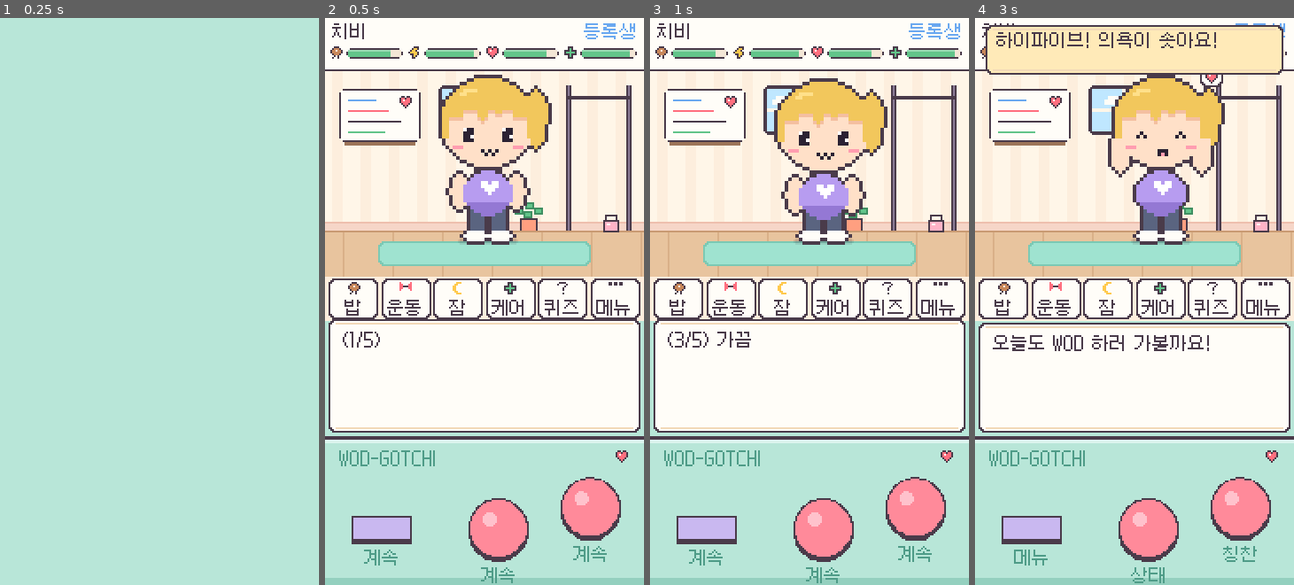
Above: before the commit, frames 1-4 (left to right).
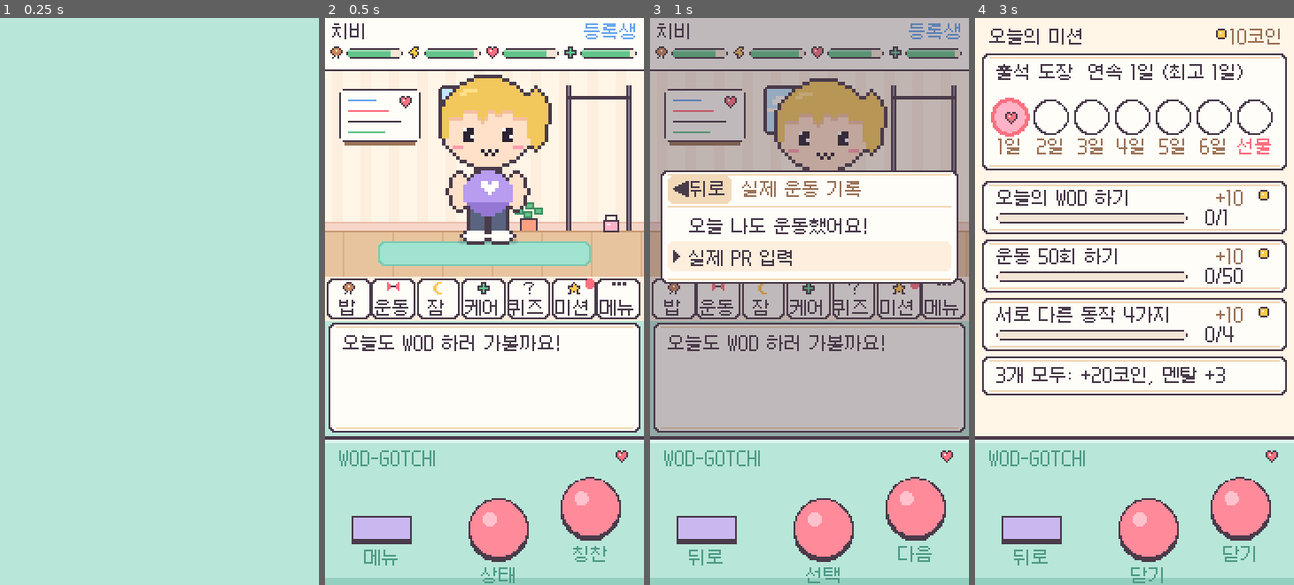
Above: after the commit, the same moments.

Repository: youngjungcho/WOD-GOTCHI
Game: Godot game, scene res://tests/LayoutShot.tscn
Two runs of this game, one before a commit and one after it. Both use one fixed random seed, a clock stepped at 60 frames per second and the inputs below. This scene is started directly instead of the project's main scene.
Inputs (mouse positions are in pixels of both pictures, inside the frame that each line leads up to):
- Up to frame 1 (0.25 s): no input
- Up to frame 2 (0.5 s): no input
- Up to frame 3 (1 s): tap Enter at 0.5 s; move the mouse to (879, 273) at 0.52 s; hold Right from 0.53 s (still down); tap Z at 0.6 s; click (879, 273) at 0.67 s; tap Space at 0.77 s
- Up to frame 4 (3 s): move the mouse to (1070, 329) at 1.27 s; release Right at 1.28 s; hold Down 1.28-2.03 s; tap X at 1.35 s; tap Space at 1.52 s; move the mouse to (1166, 176) at 2.02 s; hold Right 2.03-2.78 s; tap Enter at 2.1 s; move the mouse to (1118, 414) at 2.77 s; hold Up from 2.78 s (still down); tap Tab at 2.85 s; click (1118, 414) at 2.92 s

Frame 1 is identical in both runs. In frame 2, 4.8% of the frame differs, in the area x 0-99%, y 45-100%; in frame 3, 67%, in the area x 0-100%, y 0-100%; in frame 4, 43%.

Commit message:
출석 도장, 일일 미션, 코인 추가
- 출석 도장 7일 카드(연속 출석 보상, 7일째 50코인), 날짜 바뀌면 도장 연출
- 매일 바뀌는 미션 3개(운동 미션 1개 포함), 완료 보상과 올클리어 보너스
- 코인 재화 추가, 홈 바로가기에 미션(남은 미션 빨간 점), 화이트보드에 코인 표시

Co-Authored-By: Claude Opus 5.5 <noreply@anthropic.com>

Diff:
--- a/scripts/game_state.gd
+++ b/scripts/game_state.gd
@@ -43,6 +43,7 @@
 		data.last_tick = now()
 		_accum = 0.0
 		_check_calls()
+		check_day()
 		changed.emit()
 	# 웹/모바일은 탭을 닫거나 앱이 종료될 때 저장 기회가 없을 수 있어 주기적으로 저장한다
 	_autosave += delta
@@ -99,6 +100,7 @@
 		"wods": [],
 	}
 	Forms.register("rookie", name)
+	check_day()
 	save_game()
 	changed.emit()
 
@@ -151,6 +153,7 @@
 			_make_away_report(hours, awake)
 	data.last_tick = now()
 	_check_calls()
+	check_day()
 	save_game()
 	changed.emit()
 
@@ -181,6 +184,118 @@
 		if fakes > 0:
 			lines.append("꾀부림 %d번은 혼자 참았대요." % fakes)
 	data.away_report = "\n".join(lines)
+
+
+# ---------- 출석 · 일일 미션 · 코인 ----------
+
+const STAMP_REWARDS := [10, 10, 15, 15, 20, 20, 50]  # 연속 출석 1~7일째 코인
+const MISSION_REWARD := 10
+const MISSION_BONUS := 20  # 3개 모두 완료
+
+# id: [설명, 목표치]
+const MISSIONS := {
+	"wod": ["WOD 완주하기", 1],
+	"today_wod": ["오늘의 WOD 하기", 1],
+	"healthy": ["건강식 먹기", 2],
+	"quiz": ["퀴즈 풀기", 1],
+	"praise": ["칭찬하기", 3],
+	"stretch": ["스트레칭 하기", 1],
+	"lift": ["1RM 도전하기", 1],
+	"clean": ["땀 닦고 정리하기", 1],
+	"reps": ["운동 50회 하기", 50],
+	"perfect": ["PERFECT 10번", 10],
+	"variety": ["서로 다른 동작 4가지", 4],
+}
+const EXERCISE_MISSIONS := ["wod", "today_wod", "lift", "reps", "perfect", "variety"]
+
+
+func coins() -> int:
+	return int(data.get("coins", 0))
+
+
+func add_coins(n: int) -> void:
+	data.coins = coins() + n
+
+
+## 날짜가 바뀌었으면 출석 도장을 찍고 미션을 새로 뽑는다.
+func check_day() -> void:
+	if not is_created():
+		return
+	var d := today()
+	var att: Dictionary = data.get("attend", {"last": "", "streak": 0, "best": 0})
+	if att.last != d:
+		var yesterday := Time.get_date_string_from_unix_time(int(now()) - 86400)
+		att.streak = int(att.streak) + 1 if att.last == yesterday else 1
+		att.best = maxi(int(att.best), int(att.streak))
+		att.last = d
+		data.attend = att
+		var reward: int = STAMP_REWARDS[(int(att.streak) - 1) % 7]
+		add_coins(reward)
+		data.pending_stamp = reward
+	var m: Dictionary = data.get("missions", {})
+	if m.get("day", "") != d:
+		data.missions = {"day": d, "list": _pick_missions(), "bonus": false, "moves": {}}
+
+
+func _pick_missions() -> Array:
+	var rng := RandomNumberGenerator.new()
+	rng.seed = hash("mission" + today() + str(data.get("born", 0)))
+	var ids: Array = MISSIONS.keys()
+	for i in range(ids.size() - 1, 0, -1):
+		var j := rng.randi() % (i + 1)
+		var tmp = ids[i]
+		ids[i] = ids[j]
+		ids[j] = tmp
+	# 운동 미션 1개 + 나머지 2개
+	var out := []
+	for id in ids:
+		if EXERCISE_MISSIONS.has(id):
+			out.append(id)
+			break
+	for id in ids:
+		if out.size() >= 3:
+			break
+		if not out.has(id):
+			out.append(id)
+	var list := []
+	for id in out:
+		list.append({"id": id, "progress": 0, "done": false})
+	return list
+
+
+func missions_left() -> int:
+	var n := 0
+	for m in (data.get("missions", {}) as Dictionary).get("list", []):
+		if not m.done:
+			n += 1
+	return n
+
+
+## 게임 곳곳에서 부른다. kind가 오늘 미션이면 진행도를 올리고, 완료되면 보상.
+func mission_event(kind: String, amount: int = 1, move_id: String = "") -> void:
+	if not is_created():
+		return
+	check_day()
+	var ms: Dictionary = data.missions
+	if kind == "variety":
+		ms.moves[move_id] = true
+	for m in ms.list:
+		if m.id != kind or m.done:
+			continue
+		var target: int = MISSIONS[kind][1]
+		m.progress = ms.moves.size() if kind == "variety" else mini(target, int(m.progress) + amount)
+		if int(m.progress) >= target:
+			m.done = true
+			add_coins(MISSION_REWARD)
+			add_gauge("mood", 5)
+			toast.emit("미션 완료! %s (+%d코인)" % [MISSIONS[kind][0], MISSION_REWARD])
+			Sfx.play("levelup")
+	if not ms.bonus and missions_left() == 0:
+		ms.bonus = true
+		add_coins(MISSION_BONUS)
+		add_mental(3.0)
+		toast.emit("오늘 미션 올클리어! +%d코인, 멘탈 +3" % MISSION_BONUS)
+	changed.emit()
 
 
 # ---------- 저장 백업 ----------
@@ -592,6 +707,7 @@
 		xp[s] = float(xp.get(s, 0.0)) + float(extra_xp[s])
 	var picks := daily_picks()
 	for id in ids_done:
+		mission_event("variety", 0, id)
 		if picks.has(id):
 			msgs.append("오늘의 추천 동작 '%s' 보너스!" % Moves.name_of(id))
 		var mlog: Array = data.move_log.get(id, [])
@@ -693,6 +809,8 @@
 	var cheat := Foods.is_cheat(id)
 	var hk := "cheat" if cheat else "healthy"
 	data.hist[hk] = int(data.hist[hk]) + 1
+	if not cheat:
+		mission_event("healthy")
 	# 오늘 치팅 횟수: 한도를 넘기면 기분은 덜 오르고 능력치는 더 떨어진다
 	if data.get("cheat_day", "") != today():
 		data.cheat_day = today()
@@ -749,6 +867,7 @@
 	add_gauge("cond", 8.0 + 22.0 * score)
 	add_gauge("mood", 3)
 	add_gauge("energy", 2)
+	mission_event("stretch")
 	var lines := ["몸이 풀렸어요! 컨디션 +%d" % int(8.0 + 22.0 * score)]
 	if score >= 0.7:
 		data.xp.tec = float(data.xp.tec) + 2.0
@@ -776,6 +895,7 @@
 		data.quiz_day = today()
 		data.quiz_count = 0
 	data.quiz_count = int(data.quiz_count) + 1
+	mission_event("quiz")
 	var lines := ["%d문제 중 %d개 정답!" % [total, correct]]
 	if full:
 		data.xp.tec = float(data.xp.tec) + correct * 2.0
@@ -798,6 +918,7 @@
 		return "이미 깨끗해요!"
 	data.mess = 0
 	add_gauge("mood", 6)
+	mission_event("clean")
 	var c := _resolve_call(["dirty"])
 	changed.emit()
 	return "땀 닦고 초크 정리 완료!" + ("\n" + c if c != "" else "")
@@ -811,6 +932,7 @@
 		return "헤헤... (이미 많이 들었어요)"
 	data.praise_at = now()
 	add_gauge("mood", 18)
+	mission_event("praise")
 	var c := _resolve_call(["lonely"])
 	changed.emit()
 	return "하이파이브! 의욕이 솟아요!" + ("\n" + c if c != "" else "")
--- a/scripts/menus.gd
+++ b/scripts/menus.gd
@@ -122,6 +122,7 @@
 		return
 	var copy := w.duplicate(true)
 	copy.erase("temp")
+	copy.erase("today")
 	copy.name = String(copy.name).replace("오늘의 WOD: ", "")
 	wods.append(copy)
 	GameState.save_game()
--- a/scripts/pal.gd
+++ b/scripts/pal.gd
@@ -190,6 +190,8 @@
 	"sun": ["...y...", ".y.y.y.", "..yyy..", "yyyyyyy", "..yyy..", ".y.y.y.", "...y..."],
 	"quiz": [".kkkk.", "k....k", "....k.", "...k..", "...k..", "......", "...k.."],
 	"more": ["kk.kk.kk", "kk.kk.kk"],
+	"coin": [".kkkk.", "kyyyyk", "kywyyk", "kyyyyk", "kyyyyk", ".kkkk."],
+	"star": ["...k...", "..kyk..", "kkkyykk", "kyyyyyk", ".kyyyk.", ".kykyk.", "kk...kk"],
 }
 const ICON_COLORS := {"k": INK, "r": RED, "y": YELLOW, "b": Color("c8875a"), "w": WHITE, "g": GREEN, "t": Color("8fd3ff"), "p": PINK}
 
--- a/scripts/screens/home_screen.gd
+++ b/scripts/screens/home_screen.gd
@@ -7,7 +7,7 @@
 const FLOOR_RATIO := 0.78
 const BAR_Y := 147.0  # 바로가기 아이콘 줄
 const QUICK := [
-	["food", "밥"], ["dumbbell", "운동"], ["moon", "잠"], ["cond", "케어"], ["quiz", "퀴즈"], ["more", "메뉴"],
+	["food", "밥"], ["dumbbell", "운동"], ["moon", "잠"], ["cond", "케어"], ["quiz", "퀴즈"], ["star", "미션"], ["more", "메뉴"],
 ]
 
 var _x := 90.0
@@ -55,6 +55,9 @@
 	if not GameState.tutorial_seen("home"):
 		GameState.mark_tutorial("home")
 		_guide(0)
+		return
+	if int(d.get("pending_stamp", 0)) > 0:
+		main.push(MissionScreen.new(true))
 		return
 	if String(d.get("away_report", "")) != "":
 		var rep: String = d.away_report
@@ -122,7 +125,7 @@
 
 
 func _quick_rect(i: int) -> Rect2:
-	return Rect2(2 + i * 29.5, BAR_Y, 28, 23)
+	return Rect2(1 + i * 25.4, BAR_Y, 24.5, 23)
 
 
 ## 바로가기 아이콘 눌렀을 때.
@@ -140,6 +143,8 @@
 		4:
 			main.push(QuizScreen.new())
 		5:
+			main.push(MissionScreen.new())
+		6:
 			main.push(Menus.main_menu(main))
 
 
@@ -264,6 +269,9 @@
 		var iw: int = (Pal.ICONS[ic][0] as String).length()
 		Pal.icon(self, Vector2(qr.position.x + (qr.size.x - iw) * 0.5, qr.position.y + 2), ic)
 		Pal.text_center(self, Rect2(qr.position.x - 2, qr.position.y + 11, qr.size.x + 4, 11), lbl, Pal.INK)
+		# 남은 미션이 있으면 빨간 점
+		if i == 5 and GameState.missions_left() > 0:
+			draw_circle(qr.position + Vector2(qr.size.x - 3, 3), 3, Pal.RED)
 	# 대화창
 	var r := Rect2(2, BAR_Y + 25, size.x - 4, size.y - BAR_Y - 27)
 	Pal.window(self, r)
--- a/scripts/screens/lift_game.gd
+++ b/scripts/screens/lift_game.gd
@@ -155,6 +155,7 @@
 	_success = ok
 	_fail_msg = why
 	GameState.use_attempt(lift)
+	GameState.mission_event("lift")
 	var lift_name: String = GameState.LIFTS[lift]
 	var msgs: Array = []
 	var base: Dictionary = LIFTS[lift].xp
--- /dev/null
+++ b/scripts/screens/mission_screen.gd
@@ -0,0 +1,99 @@
+class_name MissionScreen
+extends Screen
+## 출석 도장 카드 + 오늘의 미션 3개 + 코인.
+## stamp=true면 오늘 도장을 '쾅' 찍는 연출로 연다. 아무 버튼이나 누르면 닫힌다.
+
+var _stamp := false
+var _reward := 0
+
+
+func _init(stamp: bool = false) -> void:
+	super()
+	_stamp = stamp
+	if stamp:
+		_reward = int(GameState.data.get("pending_stamp", 0))
+		GameState.data.erase("pending_stamp")
+		GameState.save_game()
+
+
+func _ready() -> void:
+	if _stamp:
+		get_tree().create_timer(0.5).timeout.connect(func(): Sfx.play("levelup"); Sfx.buzz(60))
+
+
+func button_labels() -> Dictionary:
+	return {"a": "닫기", "b": "닫기", "menu": "뒤로"}
+
+
+func on_button(_btn: String, down: bool) -> void:
+	if down:
+		_close()
+
+
+func on_tap(_pos: Vector2) -> void:
+	_close()
+
+
+func _close() -> void:
+	if _stamp and t < 0.8:
+		return
+	Sfx.play("back")
+	main.pop()
+
+
+func _draw() -> void:
+	draw_rect(Rect2(Vector2.ZERO, size), Pal.LIGHT)
+	var d: Dictionary = GameState.data
+	var att: Dictionary = d.get("attend", {"streak": 1, "best": 1})
+	var streak := int(att.get("streak", 1))
+	# 머리: 코인
+	Pal.text(self, Vector2(8, 5), "오늘의 미션", Pal.INK)
+	var coin_text := "%d코인" % GameState.coins()
+	Pal.icon(self, Vector2(size.x - 14 - Pal.text_width(coin_text), 6), "coin")
+	Pal.text(self, Vector2(size.x - 6 - Pal.text_width(coin_text), 5), coin_text, Pal.DARK)
+
+	# 출석 도장 카드 (7칸)
+	var card := Rect2(4, 20, size.x - 8, 66)
+	Pal.window(self, card)
+	Pal.text(self, card.position + Vector2(8, 5), "출석 도장  연속 %d일 (최고 %d일)" % [streak, int(att.get("best", streak))], Pal.INK)
+	var filled := (streak - 1) % 7 + 1  # 이번 카드에서 찍힌 칸 수
+	for i in 7:
+		var c := Vector2(card.position.x + 16 + i * 23, card.position.y + 36)
+		draw_circle(c, 10, Pal.INK)
+		draw_circle(c, 9, Pal.WHITE if i >= filled else Pal.PINK)
+		var today_slot := i == filled - 1
+		if i < filled:
+			# 도장: 오늘 칸은 커졌다 작아지며 찍힌다
+			var s := 1.0
+			if _stamp and today_slot:
+				s = clampf(2.2 - t * 2.4, 1.0, 2.2)
+			draw_circle(c, 7.0 * s, Pal.RED)
+			draw_circle(c, 5.5 * s, Pal.PINK)
+			Pal.icon(self, c - Vector2(3, 3), "heart")
+		var lbl := "선물" if i == 6 else "%d일" % (i + 1)
+		Pal.text_center(self, Rect2(c.x - 14, c.y + 11, 28, 11), lbl, Pal.RED if i == 6 else Pal.DARK)
+
+	# 미션 3개
+	var ms: Dictionary = d.get("missions", {"list": []})
+	var y := 92.0
+	for m in ms.list:
+		var info: Array = GameState.MISSIONS[m.id]
+		var target: int = info[1]
+		var r := Rect2(4, y, size.x - 8, 30)
+		Pal.window(self, r, Pal.MINT.lightened(0.5) if m.done else Pal.WHITE)
+		Pal.text(self, r.position + Vector2(8, 4), info[0], Pal.INK)
+		Pal.text(self, Vector2(r.end.x - 40, r.position.y + 4), "+%d" % GameState.MISSION_REWARD, Pal.DARK)
+		Pal.icon(self, Vector2(r.end.x - 16, r.position.y + 5), "coin")
+		Pal.bar(self, Rect2(r.position.x + 8, r.position.y + 18, r.size.x - 64, 6), float(m.progress) / target, Pal.GREEN if m.done else Pal.BLUE)
+		Pal.text(self, Vector2(r.end.x - 46, r.position.y + 15), "완료!" if m.done else "%d/%d" % [int(m.progress), target], Pal.GREEN if m.done else Pal.INK)
+		y += 33
+	# 올클리어 보너스
+	var b := Rect2(4, y, size.x - 8, 22)
+	Pal.window(self, b, Pal.YELLOW.lightened(0.6) if ms.get("bonus", false) else Pal.WHITE)
+	var btxt := "올클리어 보너스 받음!" if ms.get("bonus", false) else "3개 모두: +%d코인, 멘탈 +3" % GameState.MISSION_BONUS
+	Pal.text(self, b.position + Vector2(8, 5), btxt, Pal.INK)
+
+	if _stamp and _reward > 0 and t > 0.5:
+		var pr := Rect2(14, b.end.y + 4, size.x - 28, 22)
+		Pal.window(self, pr, Pal.YELLOW.lightened(0.5))
+		Pal.text_center(self, pr, "출석 %d일째! +%d코인" % [streak, _reward], Pal.RED)
--- a/scripts/screens/stats_screen.gd
+++ b/scripts/screens/stats_screen.gd
@@ -30,6 +30,8 @@
 	Pal.text(self, Vector2(x, y), GameState.title(), Pal.BLUE)
 	y += 12
 	Pal.text(self, Vector2(x, y), GameState.next_stage_hint(), Pal.DARK)
+	var ct := "%d코인" % GameState.coins()
+	Pal.text(self, Vector2(r.end.x - 6 - Pal.text_width(ct), r.position.y + 4), ct, Pal.DARK)
 	y += 15
 	for s in GameState.STATS:
 		var lv := GameState.level(s)
--- a/scripts/screens/wod_play.gd
+++ b/scripts/screens/wod_play.gd
@@ -298,6 +298,11 @@
 		if total > int(rb.get(_done[0].id, 0)):
 			rb[_done[0].id] = total
 	msgs.append_array(GameState.train(_done, extra))
+	GameState.mission_event("reps", total)
+	if not quit and kind != "cap":
+		GameState.mission_event("wod")
+		if wod.get("today", false):
+			GameState.mission_event("today_wod")
 	Sfx.play("fail" if quit or kind == "cap" else "success")
 	_say("헥헥... 끝!" if not quit else "오늘은 여기까지...", 3.0)
 	var msg := "\n".join(msgs)
@@ -521,6 +526,7 @@
 			if d <= w * 0.2:
 				_combo += 1
 				_pop_word("PERFECT" if _combo < 3 else "콤보 %d!" % _combo)
+				GameState.mission_event("perfect")
 				_add_hr(4.0 * (1.0 - mini(_combo, 5) * 0.1))
 				Sfx.play("perfect")
 				_rep_done()
@@ -596,6 +602,8 @@
 				return
 			var perfect := absf(_clock - nt) <= win * 0.4
 			_pop_word("PERFECT" if perfect else "GOOD")
+			if perfect:
+				GameState.mission_event("perfect")
 			Sfx.play("perfect" if perfect else "good")
 			_add_hr(2.0)
 			_miss_run = 0
--- a/scripts/wod_gen.gd
+++ b/scripts/wod_gen.gd
@@ -19,6 +19,7 @@
 	rng.seed = hash("wod" + GameState.today() + str(GameState.data.get("born", 0)))
 	var w := generate(rng)
 	w.name = "오늘의 WOD: " + w.name
+	w.today = true
 	return w
 
 
--- a/tests/layout_shot.gd
+++ b/tests/layout_shot.gd
@@ -11,6 +11,8 @@
 	GameState.data = {}
 	GameState.new_character("치비", {"skin": 0, "hair": 1, "hair_color": 2, "outfit": 3})
 	GameState.mark_tutorial("call")
+	GameState.mark_tutorial("home")
+	GameState.data.erase("pending_stamp")
 	main = load("res://scenes/Main.tscn").instantiate()
 	add_child(main)
 	await get_tree().create_timer(0.8).timeout
@@ -20,6 +22,11 @@
 		await get_tree().create_timer(0.1).timeout
 	await get_tree().create_timer(0.4).timeout
 	await _shot("phone_home")
+	GameState.data.pending_stamp = 10
+	main.push(MissionScreen.new(true))
+	await get_tree().create_timer(1.0).timeout
+	await _shot("phone_mission")
+	main.pop_to_root()
 	main.push(Menus.settings_menu(main))
 	await get_tree().create_timer(0.3).timeout
 	await _shot("phone_settings")
--- a/tests/smoke_test.gd
+++ b/tests/smoke_test.gd
@@ -61,6 +61,7 @@
 	# 흐름 테스트를 위해 첫 안내는 미리 본 것으로 (안내 자체는 뒤에서 따로 확인)
 	GameState.mark_tutorial("home")
 	GameState.mark_tutorial("call")
+	GameState.data.erase("pending_stamp")
 	await wait(0.6)
 	await shot("welcome_msg")
 	await press("a"); await press("a")
@@ -406,6 +407,29 @@
 	await press("a"); await wait(0.1); await press("a")
 	main.pop_to_root()
 	print("DONE gauges=", GameState.data.gauges, " stage=", GameState.data.stage)
+	# ---- 출석 · 미션 ----
+	GameState.data.attend = {"last": Time.get_date_string_from_unix_time(int(GameState.now()) - 86400), "streak": 6, "best": 6}
+	GameState.data.missions = {}
+	var c0 := GameState.coins()
+	GameState.check_day()
+	print("attend=", GameState.data.attend, " coins +", GameState.coins() - c0, " missions=", GameState.data.missions.list)
+	for m in GameState.data.missions.list:
+		for i in 60:
+			if m.done:
+				break
+			if m.id == "variety":
+				GameState.mission_event("variety", 0, "move%d" % i)
+			else:
+				GameState.mission_event(m.id)
+	print("missions_left=", GameState.missions_left(), " bonus=", GameState.data.missions.bonus, " coins=", GameState.coins())
+	main.pop_to_root()
+	await wait(0.3)
+	print("top after stamp=", main.top().get_script().get_global_name())
+	await wait(0.8)
+	await shot("mission_stamp")
+	await press("a")
+	await wait(0.2)
+	await shot("home_with_mission")
 	# ---- 첫 안내, 설정, 저장 코드 ----
 	main.pop_to_root()
 	GameState.data.sleeping = false
Not shown, added: scripts/screens/mission_screen.gd.uid
Not shown, changed: docs/GAME_DESIGN.md
